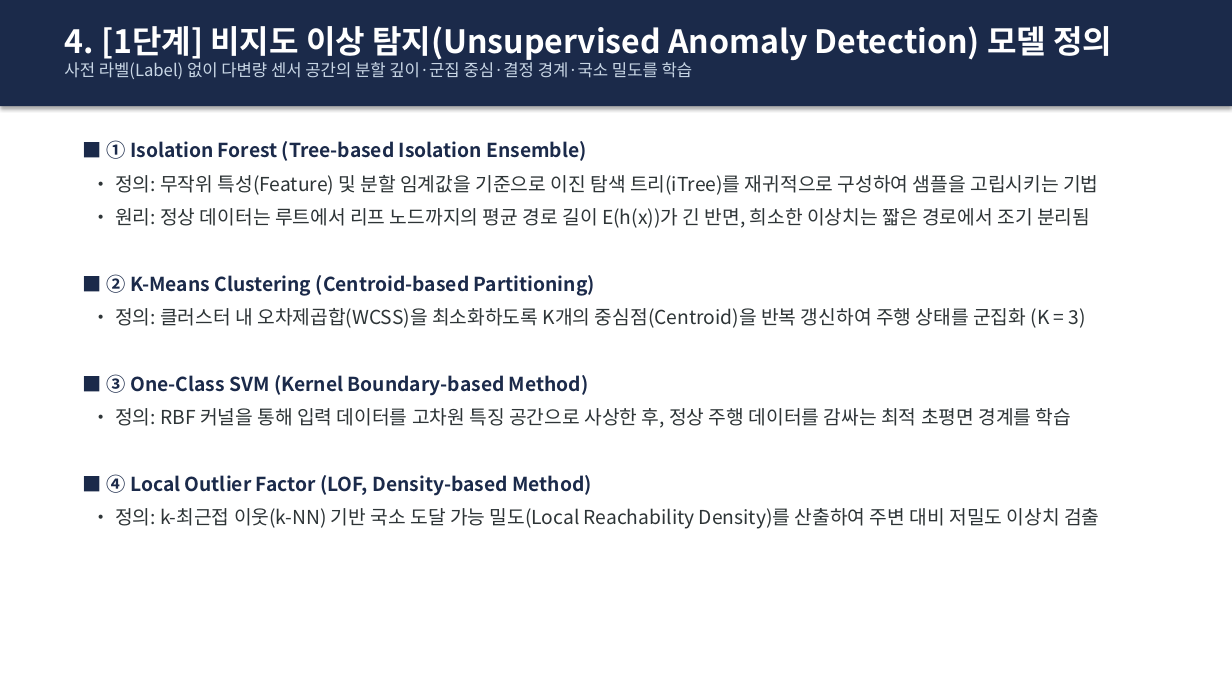
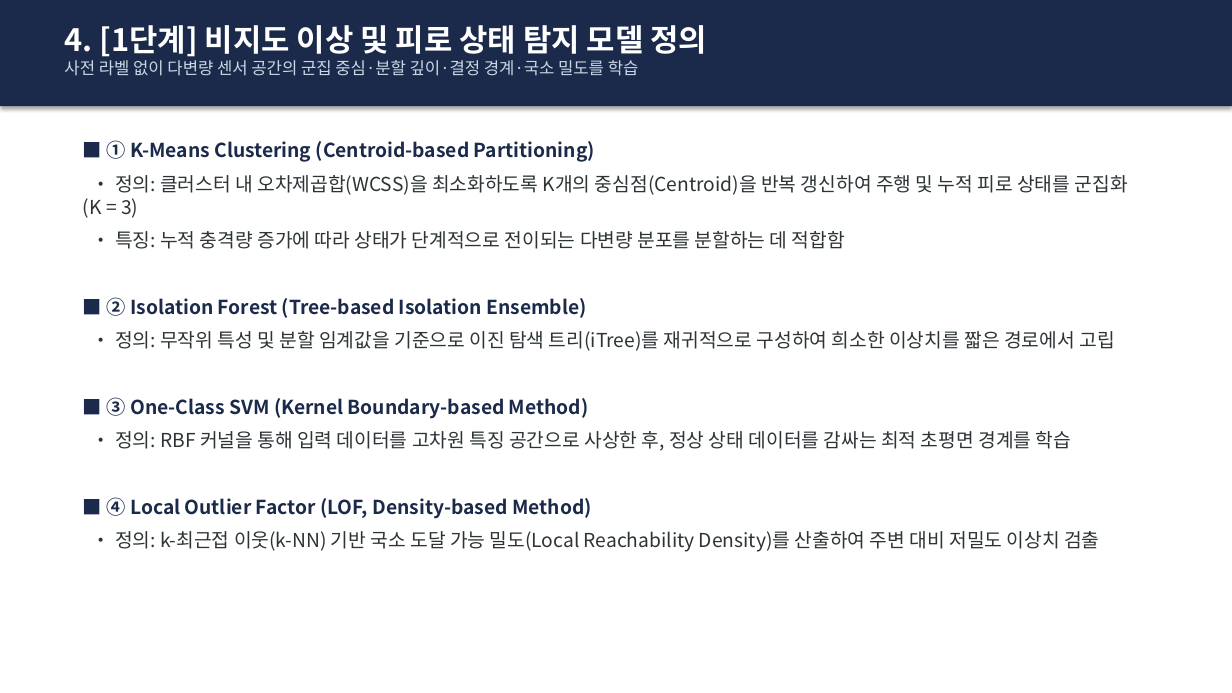
Before and after one commit to sungmin9910/prediction, a slide deck: slide 5 of 사과_운송_이상충격_예측_발표자료.pptx. Drawn at 1232x693 pixels with LibreOffice and Linux fonts; fonts in the diff are those of the drawing. Boxes give left, top, right and bottom in pixels: in the first picture for what was removed or moved away, otherwise in the second. Text is boxed around its words. In the diff, an @@ line names an element or a change of style, - is before the commit and + after.

Commit message:
feat: Update project to Cumulative Shock based Apple Quality State (Grade A/B/C) prediction

```diff
--- a/사과_운송_이상충격_예측_발표자료.pptx
+++ b/사과_운송_이상충격_예측_발표자료.pptx
@@ text at (64,25,708,76): text changed; size 25 to 13 pt; text colour #FFFFFF to #C8D6E5; bold off @@
-4. [1단계] 비지도 이상 탐지(Unsupervised Anomaly Detection) 모델 정의
-사전 라벨(Label) 없이 다변량 센서 공간의 분할 깊이·군집 중심·결정 경계·국소 밀도를 학습
+4. [1단계] 비지도 이상 및 피로 상태 탐지 모델 정의
+사전 라벨 없이 다변량 센서 공간의 군집 중심·분할 깊이·결정 경계·국소 밀도를 학습
@@ text at (83,140,1128,351): text changed @@
-■ ① Isolation Forest (Tree-based Isolation Ensemble)
-• 정의: 무작위 특성(Feature) 및 분할 임계값을 기준으로 이진 탐색 트리(iTree)를 재귀적으로 구성하여 샘플을 고립시키는 기법
-• 원리: 정상 데이터는 루트에서 리프 노드까지의 평균 경로 길이 E(h(x))가 긴 반면, 희소한 이상치는 짧은 경로에서 조기 분리됨
-■ ② K-Means Clustering (Centroid-based Partitioning)
-• 정의: 클러스터 내 오차제곱합(WCSS)을 최소화하도록 K개의 중심점(Centroid)을 반복 갱신하여 주행 상태를 군집화 (K = 3)
+■ ① K-Means Clustering (Centroid-based Partitioning)
+• 정의: 클러스터 내 오차제곱합(WCSS)을 최소화하도록 K개의 중심점(Centroid)을 반복 갱신하여 주행 및 누적 피로 상태를 군집화 (K = 3)
+• 특징: 누적 충격량 증가에 따라 상태가 단계적으로 전이되는 다변량 분포를 분할하는 데 적합함
+■ ② Isolation Forest (Tree-based Isolation Ensemble)
+• 정의: 무작위 특성 및 분할 임계값을 기준으로 이진 탐색 트리(iTree)를 재귀적으로 구성하여 희소한 이상치를 짧은 경로에서 고립
@@ text at (115,431,1071,451): text changed @@
-• 정의: RBF 커널을 통해 입력 데이터를 고차원 특징 공간으로 사상한 후, 정상 주행 데이터를 감싸는 최적 초평면 경계를 학습
+• 정의: RBF 커널을 통해 입력 데이터를 고차원 특징 공간으로 사상한 후, 정상 상태 데이터를 감싸는 최적 초평면 경계를 학습
```
Also in this commit, not shown: 8 other slides changed, 1 slide added, 1 slide removed, 9 other files.
